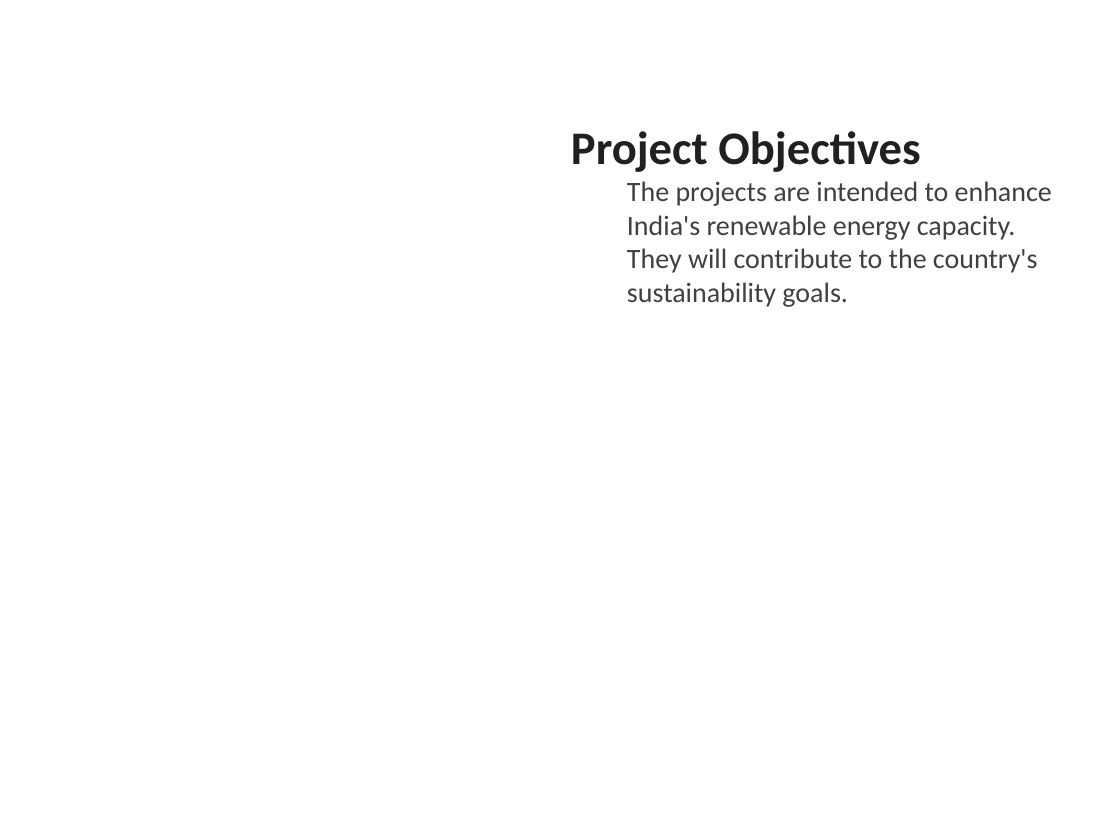
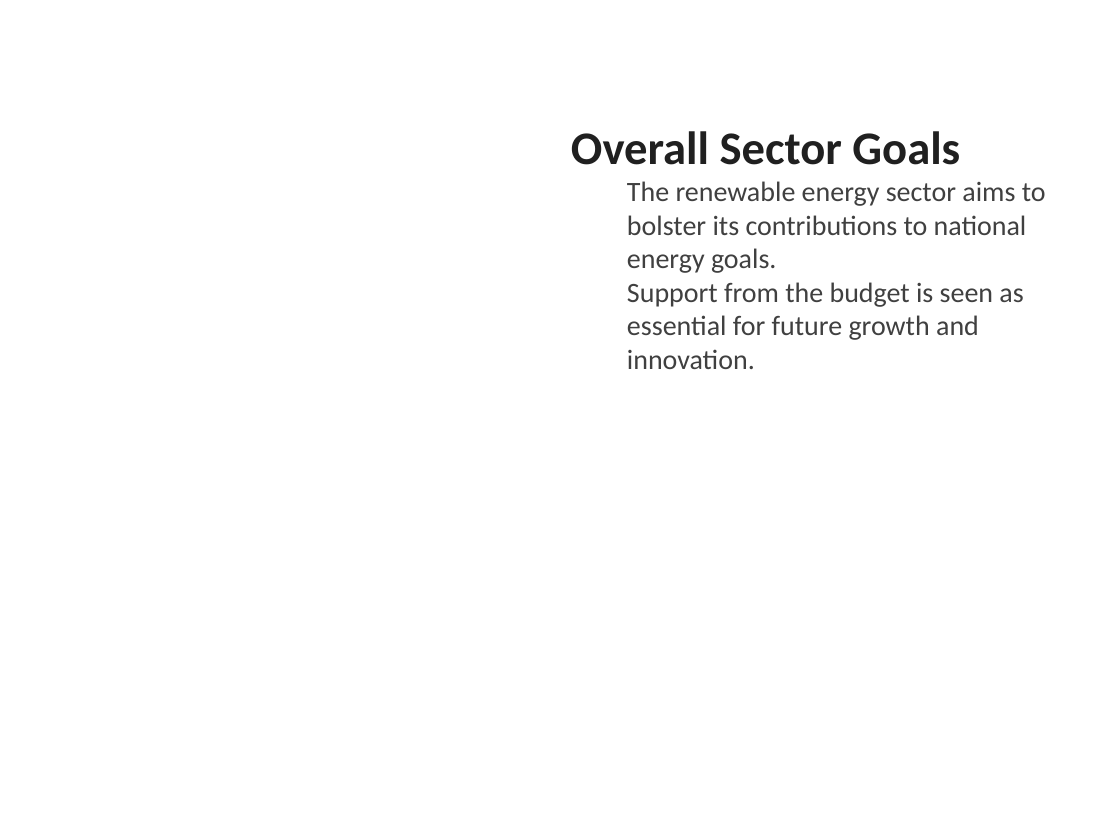
Before and after one commit to gauravsiemens1988/Linkedin-AI-Agent_Personal, a slide deck: slide 4 of drafts/linkedin_carousel.pptx. Drawn at 1120x840 pixels with LibreOffice and Linux fonts; fonts in the diff are those of the drawing. Boxes give left, top, right and bottom in pixels: in the first picture for what was removed or moved away, otherwise in the second. Text is boxed around its words. In the diff, an @@ line names an element or a change of style, - is before the commit and + after.

```diff
--- a/drafts/linkedin_carousel.pptx
+++ b/drafts/linkedin_carousel.pptx
@@ text at [571,131,1046,369]: text changed @@
-Project Objectives
-  The projects are intended to enhance India's renewable energy capacity.
-  They will contribute to the country's sustainability goals.
+Overall Sector Goals
+  The renewable energy sector aims to bolster its contributions to national energy goals.
+  Support from the budget is seen as essential for future growth and innovation.
```
Also in this commit, not shown: 2 other slides changed, 3 slides added, 3 slides removed, 1 other file.
